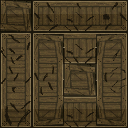
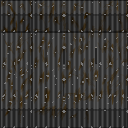
Comparing the layer stacks of the two (128, 128) images. Changes:
added group "scrap wall" with 4 layers above "wood wall" over [0, 0, 128, 128]
added layer "light cube scrap" (hard light) in group "scrap wall" over [0, 0, 128, 128]
added layer "rust" (hard light) in group "scrap wall" over [0, 0, 128, 124]
added layer "t_scrap_wall" in group "scrap wall" over [0, 0, 128, 128]
added layer "background" in group "scrap wall" over [0, 0, 128, 128]
hid group "wood wall" (5 layers) over [0, 0, 128, 128]
hid "light cube copy" over [0, 0, 128, 128]
hid "t_wood_wall_chipped" over [0, 0, 128, 128]
